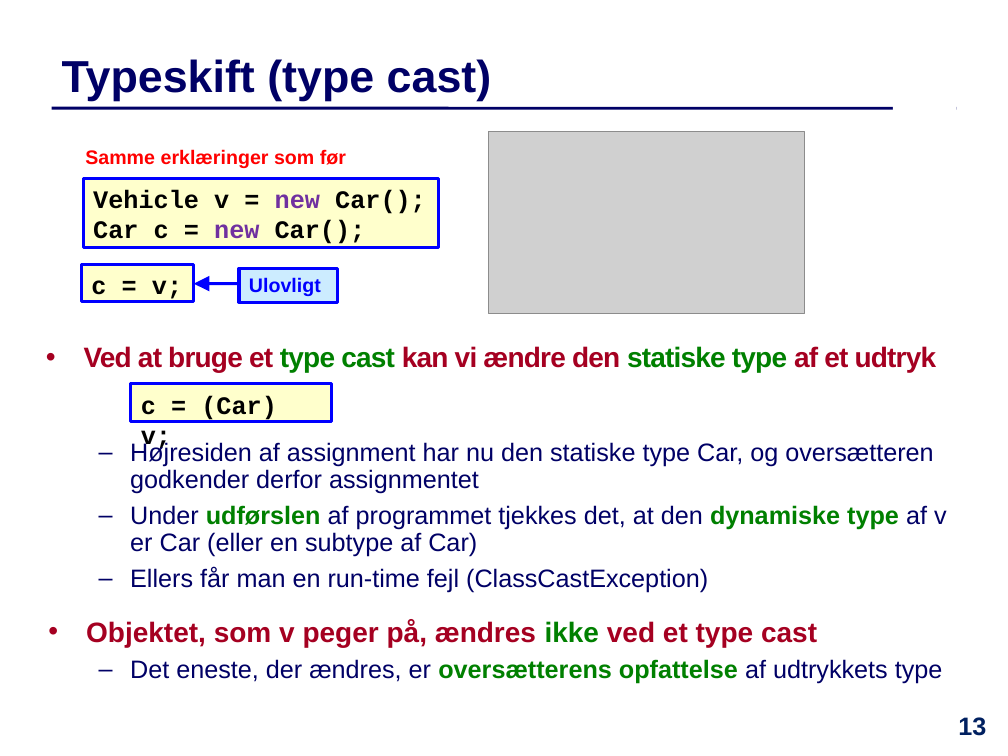
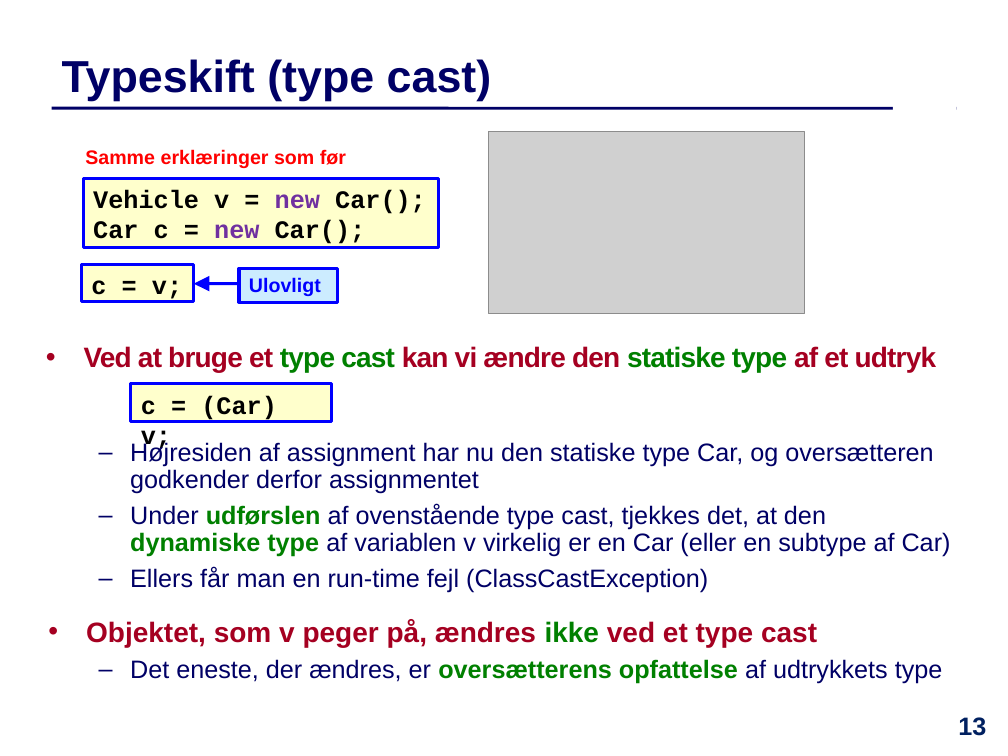
Before and after one commit to IntProgAU/Materiale, a slide deck: slide 13 of web/e24/uge_11/Slides-Uge11.pptx. Drawn at 1008x756 pixels with LibreOffice and Linux fonts; fonts in the diff are those of the drawing; grey boxes stand for pictures. Boxes give left, top, right and bottom in pixels: in the first picture for what was removed or moved away, otherwise in the second. Text is boxed around its words. In the diff, an @@ line names an element or a change of style, - is before the commit and + after.

```diff
--- a/web/e24/uge_11/Slides-Uge11.pptx
+++ b/web/e24/uge_11/Slides-Uge11.pptx
@@ text at [130,504,951,557]: text changed @@
-  – Under udførslen af programmet tjekkes det, at den dynamiske type af v er Car (eller en subtype af Car)
+  – Under udførslen af ovenstående type cast, tjekkes det, at den dynamiske type af variablen v virkelig er en Car (eller en subtype af Car)
```
Also in this commit, not shown: 1 other slide changed, 3 other files.
